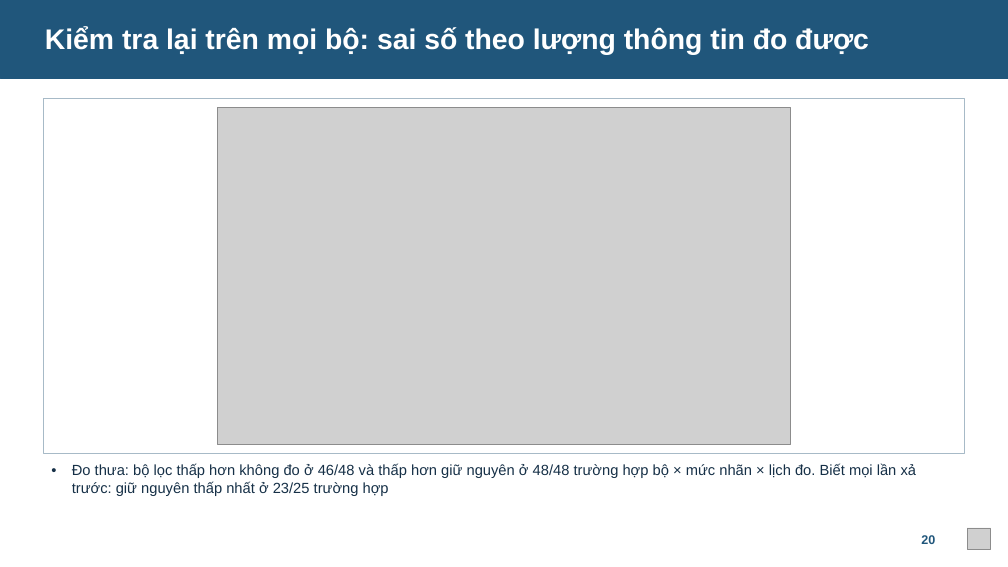
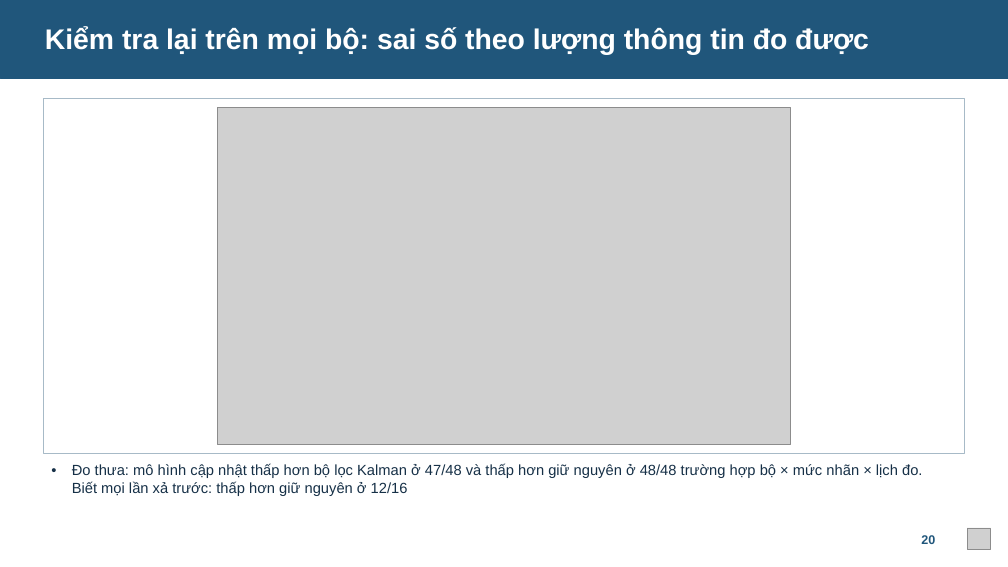
Before and after one commit to huynhquocthang1805/-n-cn, a slide deck: slide 20 of pinn-soh/slide/Thuyet_trinh_DACN_Nhom15.pptx. Drawn at 1008x567 pixels with LibreOffice and Linux fonts; fonts in the diff are those of the drawing; grey boxes stand for pictures. Boxes give left, top, right and bottom in pixels: in the first picture for what was removed or moved away, otherwise in the second. Text is boxed around its words. In the diff, an @@ line names an element or a change of style, - is before the commit and + after.

```diff
--- a/pinn-soh/slide/Thuyet_trinh_DACN_Nhom15.pptx
+++ b/pinn-soh/slide/Thuyet_trinh_DACN_Nhom15.pptx
@@ text at [72,464,922,496]: text changed @@
-• Đo thưa: bộ lọc thấp hơn không đo ở 46/48 và thấp hơn giữ nguyên ở 48/48 trường hợp bộ × mức nhãn × lịch đo. Biết mọi lần xả trước: giữ nguyên thấp nhất ở 23/25 trường hợp
+• Đo thưa: mô hình cập nhật thấp hơn bộ lọc Kalman ở 47/48 và thấp hơn giữ nguyên ở 48/48 trường hợp bộ × mức nhãn × lịch đo. Biết mọi lần xả trước: thấp hơn giữ nguyên ở 12/16
```
Also in this commit, not shown: 3 other slides changed, 9 other files.
